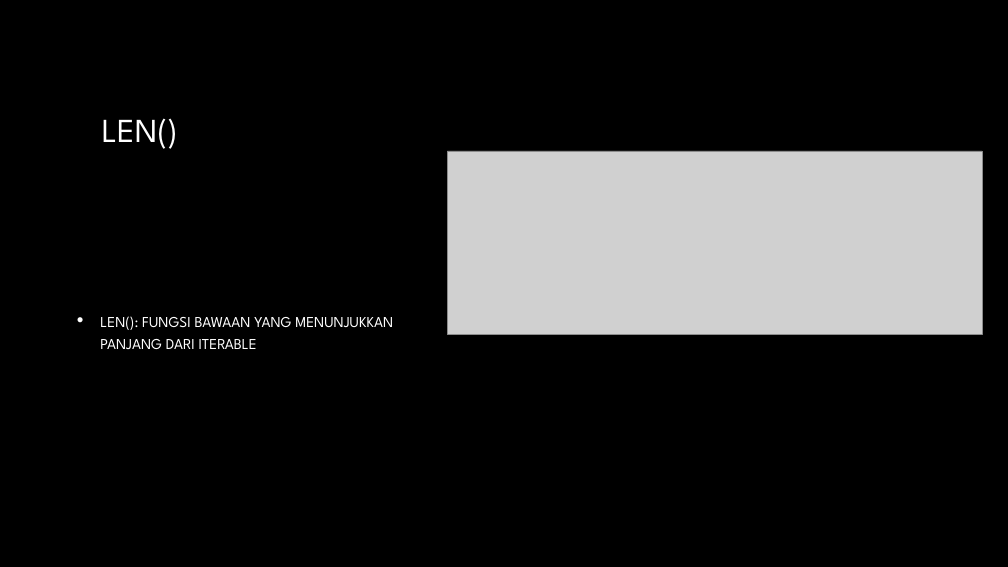
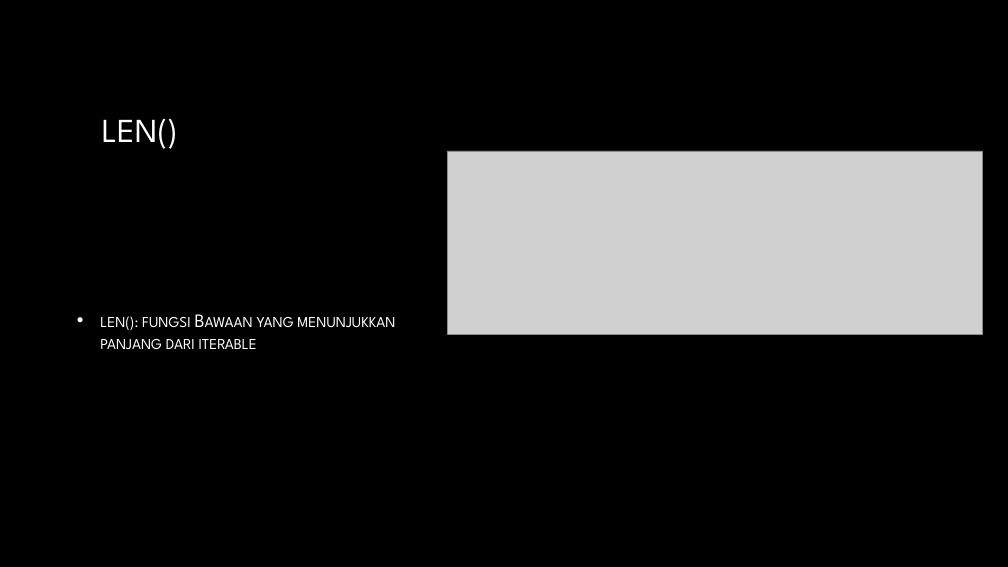
Before and after one commit to msiahaan/BelajarPython, a slide deck: slide 6 of slides/BelajarPython_02_List_Loop.pptx. Drawn at 1008x567 pixels with LibreOffice and Linux fonts; fonts in the diff are those of the drawing; grey boxes stand for pictures; background and template pictures are left out. Boxes give left, top, right and bottom in pixels: in the first picture for what was removed or moved away, otherwise in the second. Text is boxed around its words. In the diff, an @@ line names an element or a change of style, - is before the commit and + after.

```diff
--- a/slides/BelajarPython_02_List_Loop.pptx
+++ b/slides/BelajarPython_02_List_Loop.pptx
@@ text at [100, 316, 395, 349]: text changed @@
-• len(): fungsi bawaan yang menunjukkan panjang dari iterable
+• len(): fungsi Bawaan yang menunjukkan panjang dari iterable
```
Also in this commit, not shown: 4 slides added, 2 other files.
